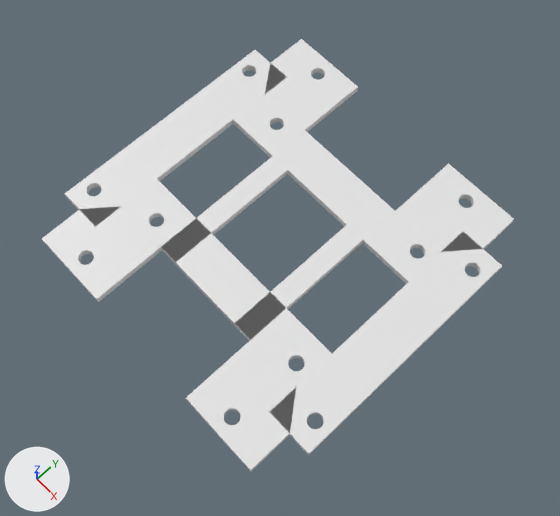
What one commit did to the Blender file sona.blend.
Rendered twice from a camera (50 mm lens) standing at (5.87, -5.49, -1.6) and looking at (0.47, -0.41, -18.85). Arrows for +X, +Y and +Z are at lower left; the lights stay in place. The same objects are shown in both versions, whatever each file hides.

The scene before the commit, as lines of its bpy script (objects in view):
```python
me_cube_026 = bpy.data.meshes.new('Cube.026')
me_cube_026.from_pydata(...)  # a box spanning x -1.0..1.0, y -1.0..1.0, z -1.0..1.0
me_cube_033 = bpy.data.meshes.new('Cube.033')
me_cube_033.from_pydata(...)  # 96 vertices, 91 faces; spans x -4.31..0.0, y -4.32..4.33, z -6.19..-5.99
ob_body_plate_bottom = bpy.data.objects.new('Body plate bottom', me_cube_033)
ob_body_plate_bottom.location = (0.0, 0.0, -12.55)
_m = ob_body_plate_bottom.modifiers.new('Boolean.001', 'BOOLEAN')
_m.object = ob_head_screw_hole_bottom
_m = ob_body_plate_bottom.modifiers.new('Mirror', 'MIRROR')
_m.use_clip = True
_m = ob_body_plate_bottom.modifiers.new('Boolean', 'BOOLEAN')
_m.object = ob_leg_screw_hole
_m = ob_body_plate_bottom.modifiers.new('Boolean.002', 'BOOLEAN')
_m.object = ob_body_screw_hole_lateral_bottom
_m = ob_body_plate_bottom.modifiers.new('Boolean.003', 'BOOLEAN')
_m.object = ob_body_screw_hole_front_bottom
ob_human_detector = bpy.data.objects.new('Human detector', me_cube_026)
ob_human_detector.location = (4.379, -0.0123, -8.701)
ob_human_detector.scale = (0.131, 1.0, 1.0)
ob_human_detector.hide_set(True)
```
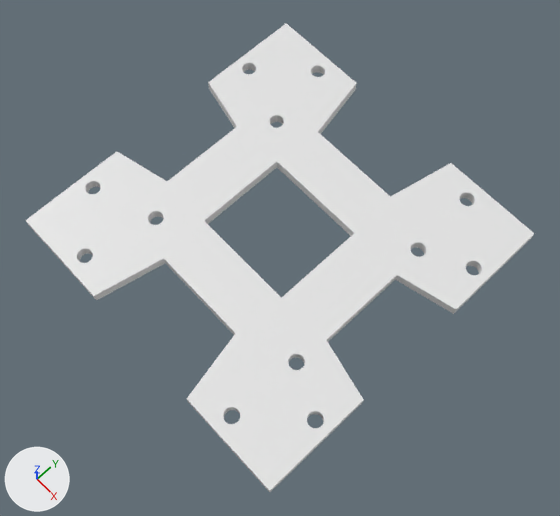
What differs and where, as boxes (x1, y1, x2, y2) in the pictures (560 x 516 px):
'Body plate bottom', reshaped, moved, rescaled, modifiers changed (8% wider, 8% taller)
    before: (42, 39, 514, 471)
    after: (26, 24, 534, 492)

Patch to the scene script:
```diff
--- a/sona.blend.py
+++ b/sona.blend.py
@@ me_cube_050 @@
+me_cube_050 = me_cube_026.copy(); me_cube_050.name = 'Cube.050'  # the mesh of ob_human_detector
@@ me_cube_057 @@
+me_cube_057.from_pydata([(-1.27, 2.54, -1.0), (-1.27, 2.54, 1.0), (-1.8, 5.06, -1.0), (-1.8, 5.06, 1.0), (1.27, 2.54, -1.0), (1.27, 2.54, 1.0), (1.8, 5.06, -1.0), (1.8, 5.06, 1.0)], [], [(0, 1, 3, 2), (2, 3, 7, 6), (6, 7, 5, 4), (4, 5, 1, 0), (2, 6, 4, 0), (7, 3, 1, 5)])
@@ me_cube_056 @@
+me_cube_056.from_pydata([(2.79, -1.16, -1.0), (2.79, -1.16, 1.0), (2.79, 1.16, -1.0), (2.79, 1.16, 1.0), (5.19, -1.73, -1.0), (5.19, -1.73, 1.0), (5.19, 1.73, -1.0), (5.19, 1.73, 1.0)], [], [(0, 1, 3, 2), (2, 3, 7, 6), (6, 7, 5, 4), (4, 5, 1, 0), (2, 6, 4, 0), (7, 3, 1, 5)])
@@ ob_body_plate_bottom @@
-ob_body_plate_bottom = bpy.data.objects.new('Body plate bottom', me_cube_033)
-ob_body_plate_bottom.location = (0.0, 0.0, -12.55)
+ob_body_plate_bottom = bpy.data.objects.new('Body plate bottom', me_cube_050)
+ob_body_plate_bottom.location = (0.0, 0.0, -18.58)
+ob_body_plate_bottom.scale = (4.31, 4.32, 0.148)
+_m = ob_body_plate_bottom.modifiers.new('Boolean', 'BOOLEAN')
+_m.object = ob_body_plate_bottom_front_hole
 _m = ob_body_plate_bottom.modifiers.new('Boolean.001', 'BOOLEAN')
-_m.object = ob_head_screw_hole_bottom
-_m = ob_body_plate_bottom.modifiers.new('Mirror', 'MIRROR')
-_m.use_clip = True
-_m = ob_body_plate_bottom.modifiers.new('Boolean', 'BOOLEAN')
-_m.object = ob_leg_screw_hole
+_m.object = ob_body_plate_bottom_lateral_hole
 _m = ob_body_plate_bottom.modifiers.new('Boolean.002', 'BOOLEAN')
-_m.object = ob_body_screw_hole_lateral_bottom
+_m.object = ob_body_plate_bottom_central_hole
 _m = ob_body_plate_bottom.modifiers.new('Boolean.003', 'BOOLEAN')
 _m.object = ob_body_screw_hole_front_bottom
+_m = ob_body_plate_bottom.modifiers.new('Boolean.004', 'BOOLEAN')
+_m.object = ob_body_screw_hole_lateral_bottom
+_m = ob_body_plate_bottom.modifiers.new('Boolean.005', 'BOOLEAN')
+_m.object = ob_leg_screw_hole
@@ ob_body_plate_bottom_central_hole @@
+ob_body_plate_bottom_central_hole = bpy.data.objects.new('Body plate bottom central hole', me_cube_026.copy())  # the mesh of ob_human_detector
+ob_body_plate_bottom_central_hole.location = (0.0, 0.0, -18.58)
+ob_body_plate_bottom_central_hole.scale = (1.35, 1.2, 1.0)
+ob_body_plate_bottom_central_hole.hide_set(True)
@@ ob_body_plate_bottom_lateral_hole @@
+ob_body_plate_bottom_lateral_hole = bpy.data.objects.new('Body plate bottom lateral hole', me_cube_057)
+ob_body_plate_bottom_lateral_hole.location = (0.0, 0.0, -18.58)
+_m = ob_body_plate_bottom_lateral_hole.modifiers.new('Mirror', 'MIRROR')
+_m.use_axis = (False, True, False)
+ob_body_plate_bottom_lateral_hole.hide_set(True)
@@ ob_body_plate_bottom_front_hole @@
+ob_body_plate_bottom_front_hole = bpy.data.objects.new('Body plate bottom front hole', me_cube_056)
+ob_body_plate_bottom_front_hole.location = (0.0, 0.0, -18.58)
+_m = ob_body_plate_bottom_front_hole.modifiers.new('Mirror', 'MIRROR')
+ob_body_plate_bottom_front_hole.hide_set(True)
```
